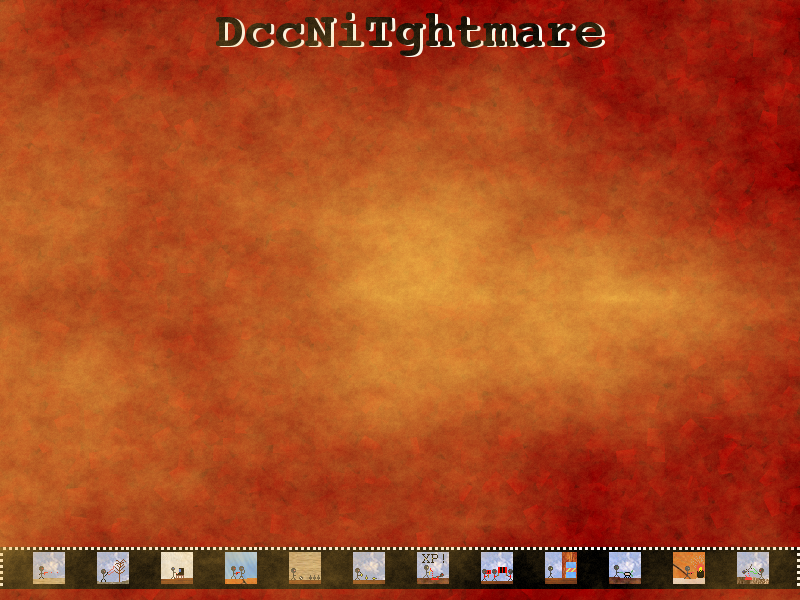
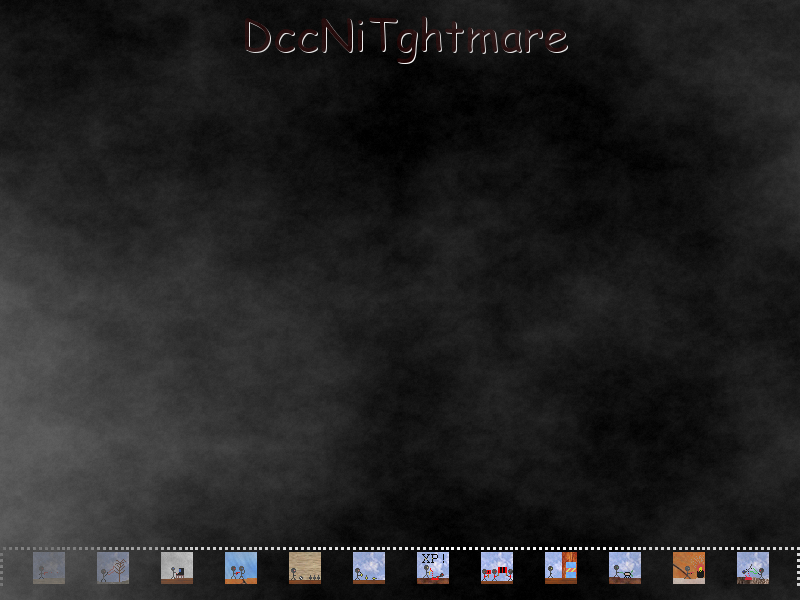
Comparing the layer stacks of the two 800 × 600 images. Changes:
renamed "Fog" to "Nuvens", painted on it over [left=0, top=0, right=800, bottom=600]
painted on "DccNiTghtmare" over [left=215, top=12, right=602, bottom=63]
painted on "DccNiTghtmare#1" over [left=218, top=13, right=605, bottom=64]
painted on "Background" over [left=0, top=0, right=800, bottom=600]
